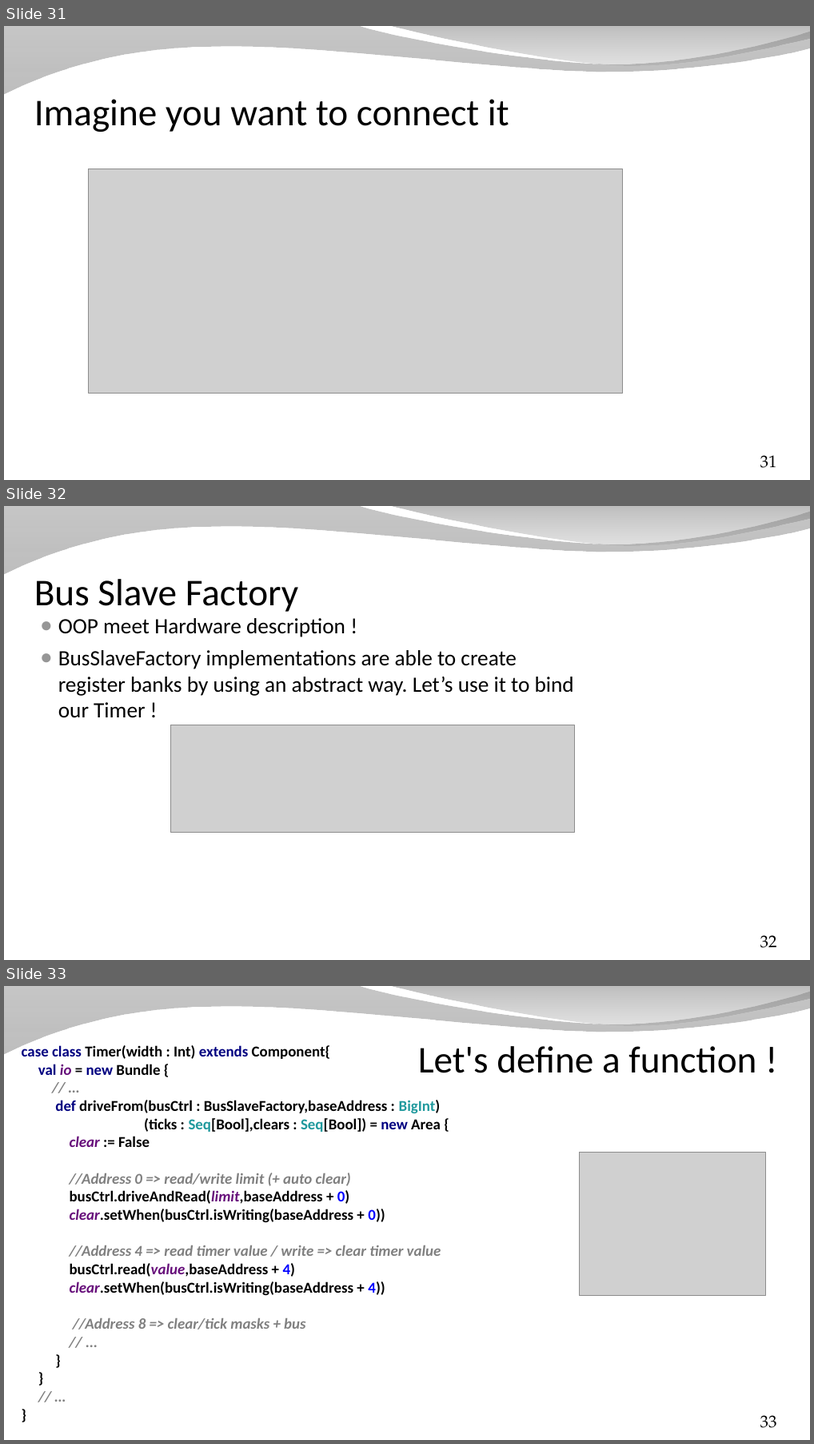
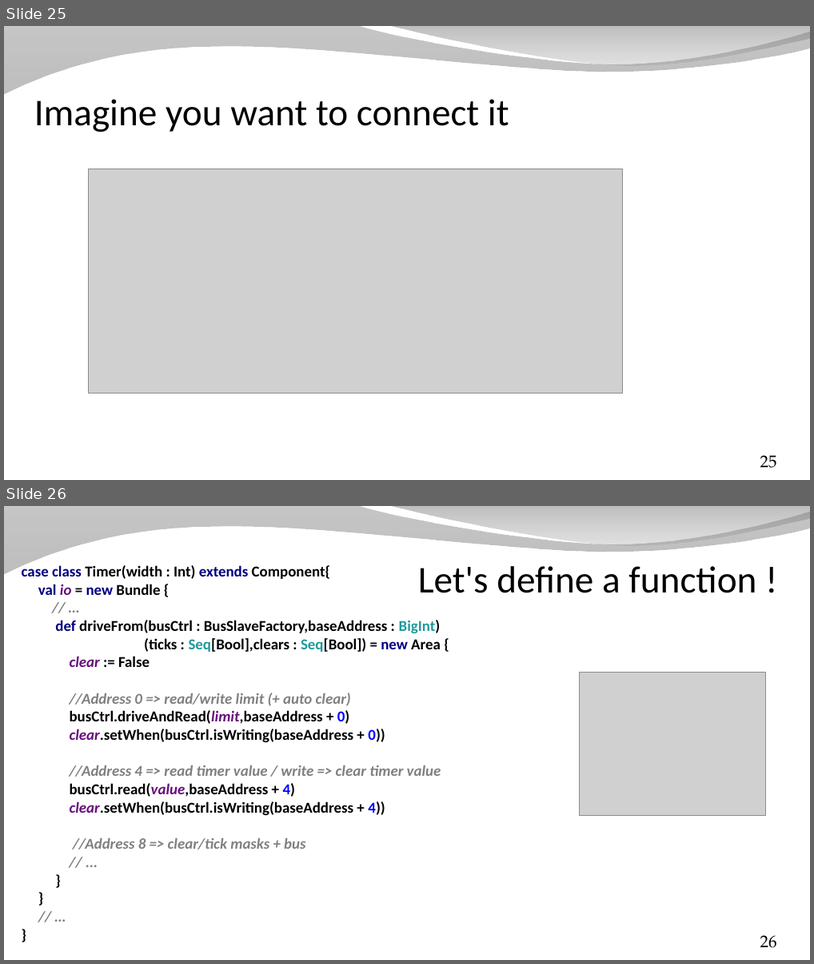
Before and after one commit to SpinalHDL/SpinalDoc, a slide deck: presentation/en/presentation_move_forward.odp. Shown one above the other, each under a label of ours: slides 31, 32 and 33 before the commit, slides 25 and 26 after it. The pictures are 814x1444 and 814x964 pixels, drawn with LibreOffice and Linux fonts; fonts in the diff are those of the drawing; grey boxes stand for pictures; background and template pictures are left out. Boxes give left, top, right and bottom in pixels: in the first picture for what was removed or moved away, otherwise in the second. Text is boxed around its words. In the diff, an @@ line names an element or a change of style, - is before the commit and + after.

```diff
--- a/presentation/en/presentation_move_forward.odp
+++ b/presentation/en/presentation_move_forward.odp
@@ slide 32 removed at bbox=[4, 506, 810, 960], background picture (left out); not listed: 2 template elements that a slide beside it also shows @@
@@ title removed at bbox=[34, 579, 298, 612] @@
-Bus Slave Factory
@@ text removed at bbox=[58, 618, 574, 718] @@
-● OOP meet Hardware description !
-● BusSlaveFactory implementations are able to create register banks by using an abstract way. Let’s use it to bind our Timer !
@@ picture removed at bbox=[171, 725, 575, 832] @@
@@ page number removed at bbox=[761, 935, 778, 948] @@
-32
@@ what was slide 31 is now slide 25 @@
@@ page number at bbox=[761, 455, 778, 468]: text changed @@
-31
+25
@@ what was slide 33 is now slide 26 @@
@@ page number at bbox=[761, 935, 778, 948]: text changed @@
-33
+26
```
Also in this commit, not shown: 4 slides changed, 2 slides added, 6 other slides removed, 1 other file.
